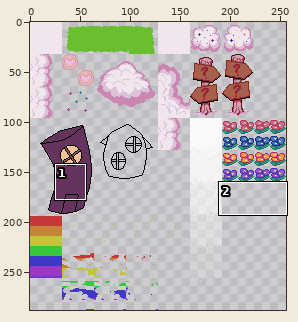
Edited in one commit: sprite sheet (textures/dreamland.png). The first picture is a wide view before the edit; the outline marks the close-up.
Close-up. Before the commit:
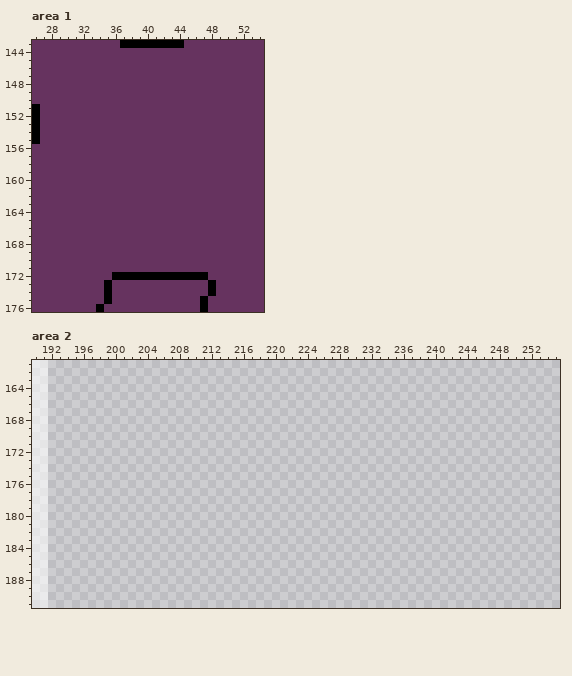
The file is 256x288 pixels. Pixels under 10% opacity are left out. Shown: area 1: x 26..54, y 143..176; area 2: x 190..255, y 161..191.
Now the later version:
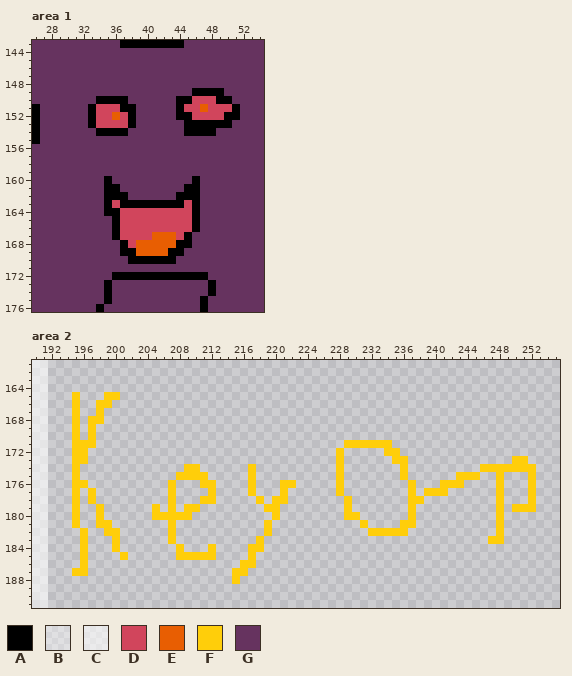
Palette (. is transparent): A #000000  B #ffffff5f  C #ffffff98  D #d1455c  E #e85e02  F #ffce0a  G #66335f
Difference:
Area 1:
y 149: x 46..49 GGGG -> AAAA
y 150: x 34..37 GGGG -> AAAA; x 44..50 GGGGGGG -> AADDDAA
y 151: x 33..38 GGGGGG -> ADDDAA; x 44..51 GGGGGGGG -> ADDEDDDA
y 152: x 33..38 GGGGGG -> ADDEDA; x 44..51 GGGGGGGG -> AADDDDAA
y 153: x 33..38 GGGGGG -> ADDDDA; x 45..50 GGGGGG -> AAAAAA
y 154: x 34..37 GGGG -> AAAA; x 45..48 GGGG -> AAAA
y 160: x 35 G -> A; x 46 G -> A
y 161: x 35..36 GG -> AA; x 45..46 GG -> AA
y 162: x 35..37 GGG -> AAA; x 44..46 GGG -> AAA
y 163: x 35..46 GGGGGGGGGGGG -> ADAAAAAAAADA
y 164: x 35..46 GGGGGGGGGGGG -> AADDDDDDDDDA
y 165..166: x 36..46 GGGGGGGGGGG -> ADDDDDDDDDA
y 167: x 36..45 GGGGGGGGGG -> ADDDDEEEDA
y 168: x 37..45 GGGGGGGGG -> ADEEEEEAA
y 169: x 37..44 GGGGGGGG -> AAEEEEAA
y 170: x 38..43 GGGGGG -> AAAAAA
Area 2:
y 165: x 195 . -> F; x 199..200 .. -> FF
y 166: x 195 . -> F; x 198..199 .. -> FF
y 167: x 195 . -> F; x 198 . -> F
y 168: x 195 . -> F; x 197..198 .. -> FF
y 169..170: x 195 . -> F; x 197 . -> F
y 171: x 195..197 ... -> FFF; x 229..234 ...... -> FFFFFF
y 172: x 195..196 .. -> FF; x 228 . -> F; x 234..235 .. -> FF
y 173: x 195..196 .. -> FF; x 228 . -> F; x 235..236 .. -> FF; x 250..251 .. -> FF
y 174: x 195 . -> F; x 209..210 .. -> FF; x 217 . -> F; x 228 . -> F; x 236 . -> F; x 246..252 ....... -> FFFFFFF
y 175: x 195 . -> F; x 208..211 .... -> FFFF; x 217 . -> F; x 228 . -> F; x 236 . -> F; x 243..245 ... -> FFF; x 248 . -> F; x 252 . -> F
y 176: x 195..196 .. -> FF; x 207 . -> F; x 211..212 .. -> FF; x 217 . -> F; x 221..222 .. -> FF; x 228 . -> F; x 237 . -> F; x 241..243 ... -> FFF; x 248 . -> F; x 252 . -> F
y 177: x 195 . -> F; x 197 . -> F; x 207 . -> F; x 212 . -> F; x 217 . -> F; x 221 . -> F; x 228 . -> F; x 237 . -> F; x 239..241 ... -> FFF; x 248 . -> F; x 252 . -> F
y 178: x 195 . -> F; x 197 . -> F; x 207 . -> F; x 211..212 .. -> FF; x 218 . -> F; x 220..221 .. -> FF; x 229 . -> F; x 237..238 .. -> FF; x 248 . -> F; x 252 . -> F
y 179: x 195 . -> F; x 198 . -> F; x 205 . -> F; x 207 . -> F; x 209..210 .. -> FF; x 219..220 .. -> FF; x 229 . -> F; x 237 . -> F; x 248 . -> F; x 250..252 ... -> FFF
y 180: x 195 . -> F; x 198 . -> F; x 205..209 ..... -> FFFFF; x 220 . -> F; x 229..230 .. -> FF; x 237 . -> F; x 248 . -> F
y 181: x 195 . -> F; x 198..199 .. -> FF; x 207 . -> F; x 219 . -> F; x 231 . -> F; x 236..237 .. -> FF; x 248 . -> F
y 182: x 196 . -> F; x 199..200 .. -> FF; x 207 . -> F; x 219 . -> F; x 232..236 ..... -> FFFFF; x 248 . -> F
y 183: x 196 . -> F; x 200 . -> F; x 207 . -> F; x 218 . -> F; x 247..248 .. -> FF
y 184: x 196 . -> F; x 200 . -> F; x 208 . -> F; x 212 . -> F; x 217..218 .. -> FF
y 185: x 196 . -> F; x 201 . -> F; x 208..212 ..... -> FFFFF; x 217 . -> F
y 186: x 196 . -> F; x 216..217 .. -> FF
y 187: x 195..196 .. -> FF; x 215..216 .. -> FF
y 188: x 215 . -> F
